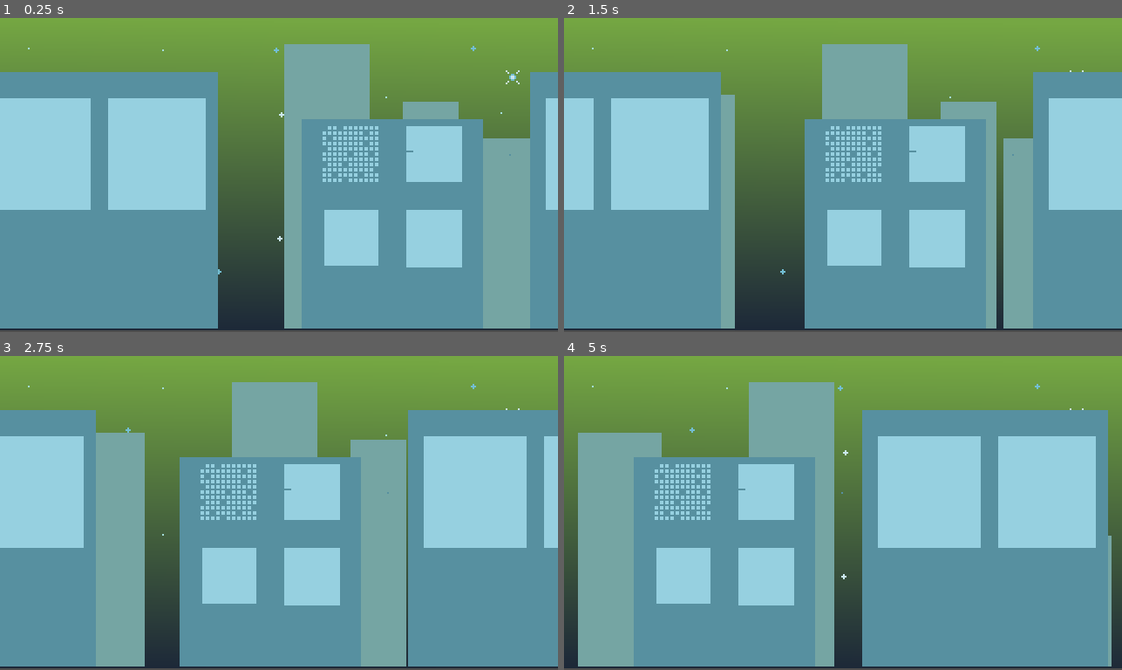
Above: before the commit, frames 1-4 (two rows, left to right).
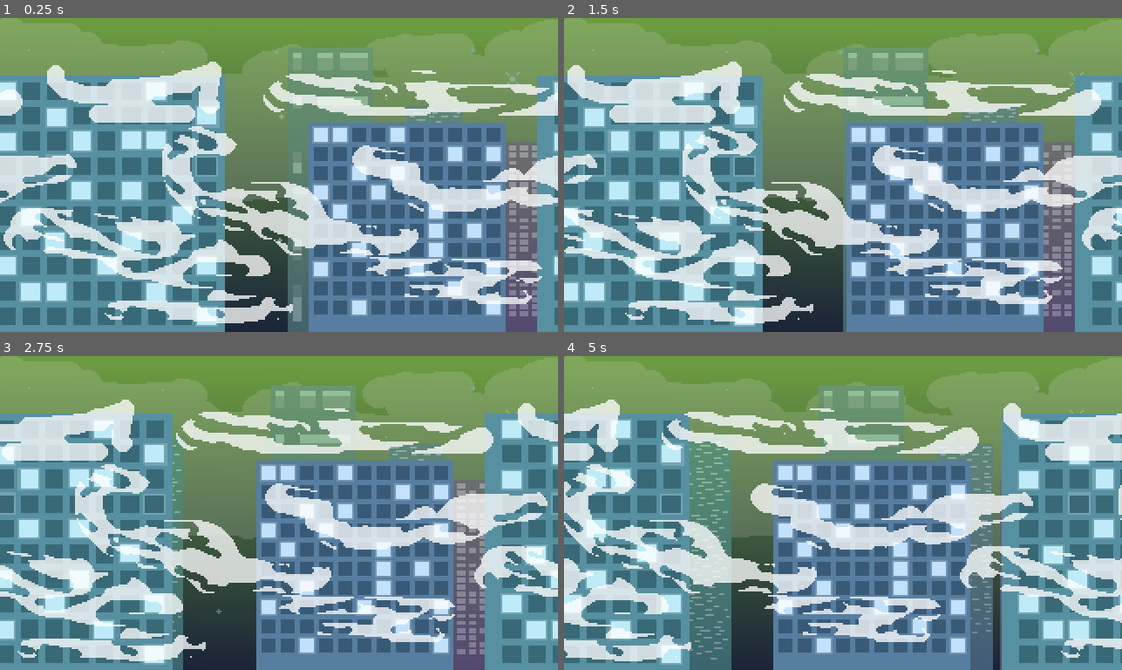
Above: after the commit, the same moments.

Repository: cparadis777/GithubGameOff2023
Game: Godot game, scene res://art/background/parallax_background.tscn
Same seed, same stepped clock (60 frames per second), same inputs: the game is played once before the commit and once after it. This scene is started directly instead of the project's main scene.
Inputs (mouse positions are in pixels of both pictures, inside the frame that each line leads up to):
- Up to frame 1 (0.25 s): no input
- Up to frame 2 (1.5 s): move the mouse to (965, 159) at 0.52 s; move the mouse to (731, 190) at 1.27 s
- Up to frame 3 (2.75 s): move the mouse to (334, 443) at 2.02 s
- Up to frame 4 (5 s): move the mouse to (815, 575) at 2.77 s; move the mouse to (1010, 560) at 3.52 s; move the mouse to (675, 465) at 4.27 s

The runs differ from the first frame. In frame 1, 77% of the frame differs, in the area x 0-100%, y 0-100%; in frame 2, 80%; in frame 3, 82%; in frame 4, 84%.

Commit message:
Add detail to parallax background

Diff:
--- a/art/background/parallax_background.tscn
+++ b/art/background/parallax_background.tscn
@@ -1,29 +1,53 @@
-[gd_scene load_steps=5 format=3 uid="uid://dagki3jiubn80"]
+[gd_scene load_steps=8 format=3 uid="uid://dagki3jiubn80"]
 
 [ext_resource type="Script" path="res://art/background/parallax_background.gd" id="1_atib1"]
 [ext_resource type="Texture2D" uid="uid://cu38dj0rtvnpb" path="res://art/background/background-base.png" id="2_hd6an"]
-[ext_resource type="Texture2D" uid="uid://hjc2e4d6afsd" path="res://art/background/background-2.png" id="3_7qjtn"]
-[ext_resource type="Texture2D" uid="uid://bguee1pgtv2lq" path="res://art/background/background-1.png" id="4_51dkt"]
+[ext_resource type="Texture2D" uid="uid://dr0aib0uwgp4i" path="res://art/background/clouds.png" id="3_doa8s"]
+[ext_resource type="Texture2D" uid="uid://ngg04tcbpoq3" path="res://art/background/buildings_far.png" id="4_uawcl"]
+[ext_resource type="Texture2D" uid="uid://bvakv7o6o4ili" path="res://art/background/gradient.png" id="5_oo1ab"]
+[ext_resource type="Texture2D" uid="uid://l4ntg6lo5rpa" path="res://art/background/buildings_near.png" id="6_40hw7"]
+[ext_resource type="Texture2D" uid="uid://ldldij6g8yqh" path="res://art/background/steam.png" id="7_602pe"]
 
 [node name="ParallaxBackground" type="ParallaxBackground"]
+scroll_offset = Vector2(2.08165e-12, 2.08165e-12)
 script = ExtResource("1_atib1")
 
 [node name="Background-base" type="Sprite2D" parent="."]
-position = Vector2(160, 89)
+position = Vector2(160, 90)
 texture = ExtResource("2_hd6an")
 
-[node name="ParallaxLayer2" type="ParallaxLayer" parent="."]
+[node name="Clouds" type="ParallaxLayer" parent="."]
+motion_scale = Vector2(0.001, 0.001)
+motion_mirroring = Vector2(320, 2.08165e-12)
+
+[node name="Background-2" type="Sprite2D" parent="Clouds"]
+position = Vector2(160, 90)
+texture = ExtResource("3_doa8s")
+
+[node name="BuildingsFar" type="ParallaxLayer" parent="."]
+motion_scale = Vector2(0.1, 0.1)
+motion_mirroring = Vector2(320, 2.08165e-12)
+
+[node name="Background-2" type="Sprite2D" parent="BuildingsFar"]
+position = Vector2(160, 90)
+texture = ExtResource("4_uawcl")
+
+[node name="Gradient" type="Sprite2D" parent="."]
+position = Vector2(160, 90)
+texture = ExtResource("5_oo1ab")
+
+[node name="BuildsingsNear" type="ParallaxLayer" parent="."]
 motion_scale = Vector2(0.3, 0.3)
 motion_mirroring = Vector2(320, 2.08165e-12)
 
-[node name="Background-1" type="Sprite2D" parent="ParallaxLayer2"]
-position = Vector2(160, 88)
-texture = ExtResource("3_7qjtn")
+[node name="Background-1" type="Sprite2D" parent="BuildsingsNear"]
+position = Vector2(160, 90)
+texture = ExtResource("6_40hw7")
 
-[node name="ParallaxLayer" type="ParallaxLayer" parent="."]
-motion_scale = Vector2(0.7, 0.7)
+[node name="Steam" type="ParallaxLayer" parent="."]
+motion_scale = Vector2(0.5, 0.5)
 motion_mirroring = Vector2(320, 2.08165e-12)
 
-[node name="Background-1" type="Sprite2D" parent="ParallaxLayer"]
-position = Vector2(160, 88)
-texture = ExtResource("4_51dkt")
+[node name="Background-1" type="Sprite2D" parent="Steam"]
+position = Vector2(160, 90)
+texture = ExtResource("7_602pe")
--- a/project.godot
+++ b/project.godot
@@ -26,3 +26,7 @@
 window/size/window_width_override=1920
 window/size/window_height_override=1080
 window/stretch/mode="viewport"
+
+[rendering]
+
+textures/canvas_textures/default_texture_filter=0
Binary file changed: art/background/background-1.png
Binary file changed: art/background/background-2.png
Binary file added: art/background/buildings_far.png
Not shown, added: art/background/buildings_far.png.import
Binary file added: art/background/buildings_near.png
Not shown, added: art/background/buildings_near.png.import
Binary file added: art/background/clouds.png
Not shown, added: art/background/clouds.png.import
Binary file added: art/background/gradient.png
Not shown, added: art/background/gradient.png.import
Binary file added: art/background/nightsky.png
Not shown, added: art/background/nightsky.png.import
(and 3 more such lines)
